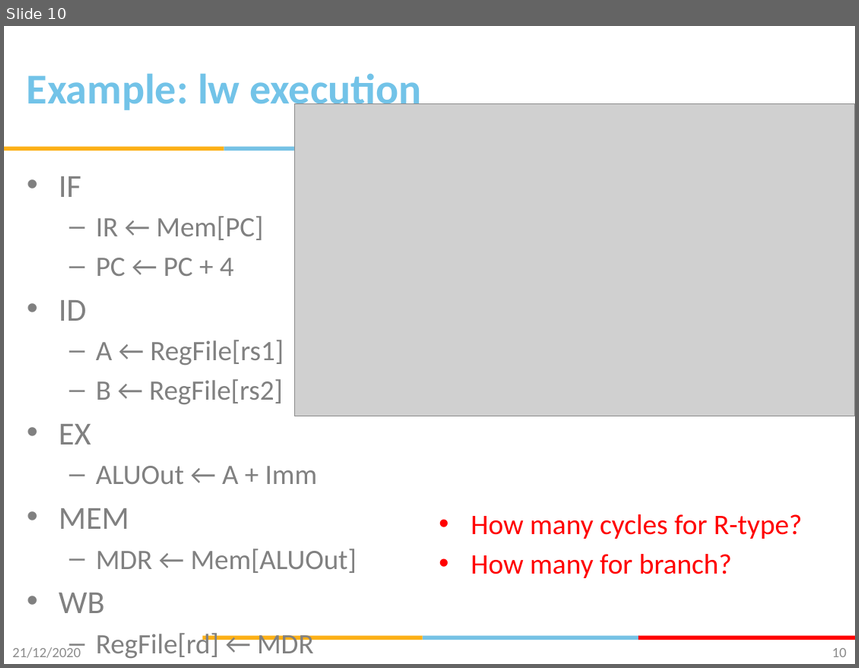
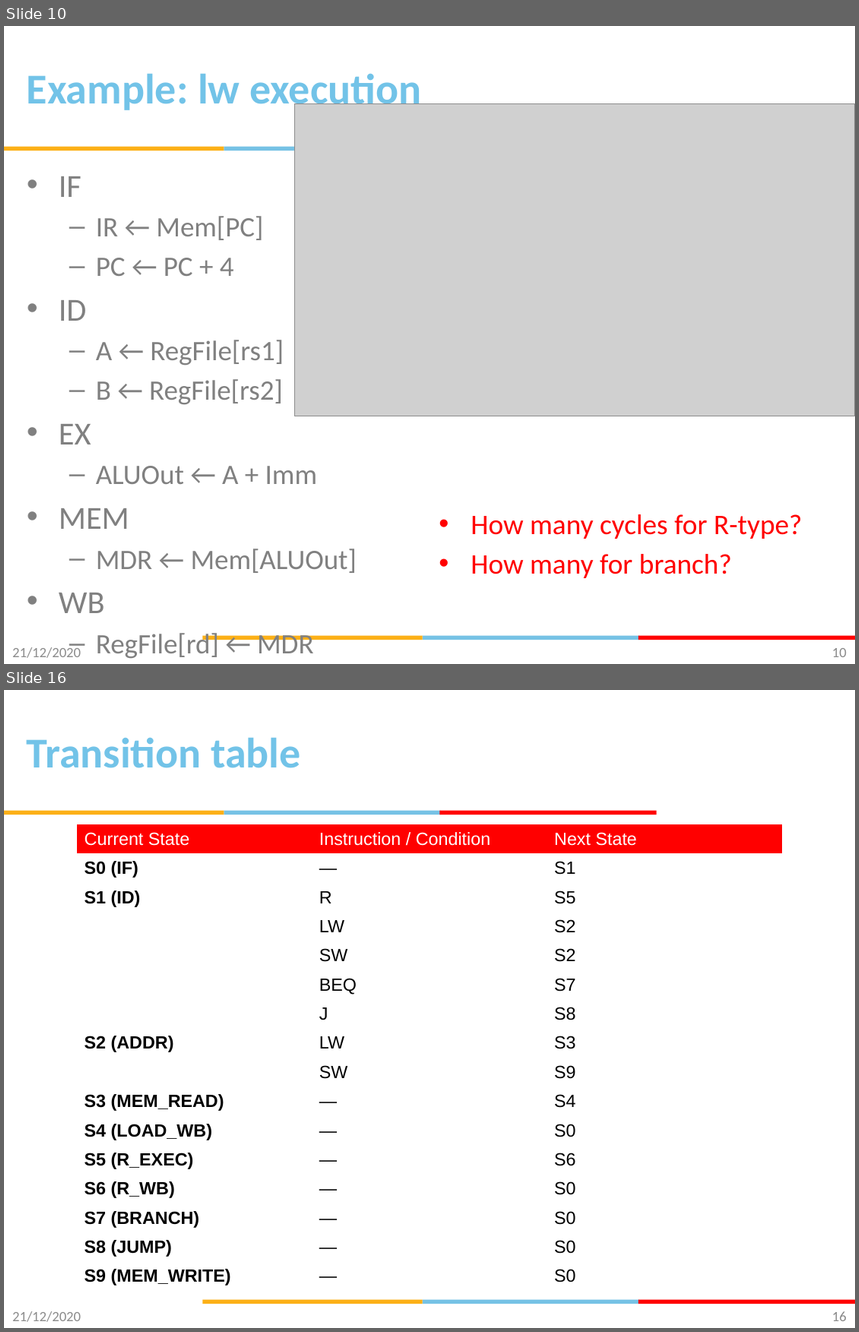
Before and after one commit to gsaurabhr-teaching/cs-f342-material, a slide deck: Lec-12-13-multi-cycle-cpu.pptx. Shown one above the other, each under a label of ours: slide 10 before the commit, slides 10 and 16 after it; the slides between them are not shown. The pictures are 859x668 and 859x1332 pixels, drawn with LibreOffice and Linux fonts; fonts in the diff are those of the drawing; grey boxes stand for pictures; background and template pictures are left out. Boxes give left, top, right and bottom in pixels: in the first picture for what was removed or moved away, otherwise in the second. Text is boxed around its words. In the diff, an @@ line names an element or a change of style, - is before the commit and + after.

```diff
--- a/Lec-12-13-multi-cycle-cpu.pptx
+++ b/Lec-12-13-multi-cycle-cpu.pptx
@@ slide 16 added at (4, 690, 855, 1328), background #FFFFFF; not listed: 5 template elements that a slide beside it also shows @@
@@ title added at (27, 737, 301, 768), 36 pt, text #72C3E8, bold @@
+Transition table
@@ table added at (77, 825, 782, 1291), 16 rows, 3 columns @@
+Current State | Instruction / Condition | Next State
+S0 (IF) | — | S1
+S1 (ID) | R | S5
+ | LW | S2
+ | SW | S2
+ | BEQ | S7
+ | J | S8
+S2 (ADDR) | LW | S3
+ | SW | S9
+S3 (MEM_READ) | — | S4
+S4 (LOAD_WB) | — | S0
+S5 (R_EXEC) | — | S6
+S6 (R_WB) | — | S0
+S7 (BRANCH) | — | S0
+S8 (JUMP) | — | S0
+S9 (MEM_WRITE) | — | S0
@@ rectangle added at (439, 811, 657, 815), fill #FF0000 @@
@@ text added at (12, 1312, 81, 1322), 12 pt, text #8C8C8C @@
+21/12/2020
@@ page number added at (832, 1312, 847, 1322), 12 pt, text #898989 @@
+16
```
Also in this commit, not shown: 2 slides changed, 5 other slides added.
